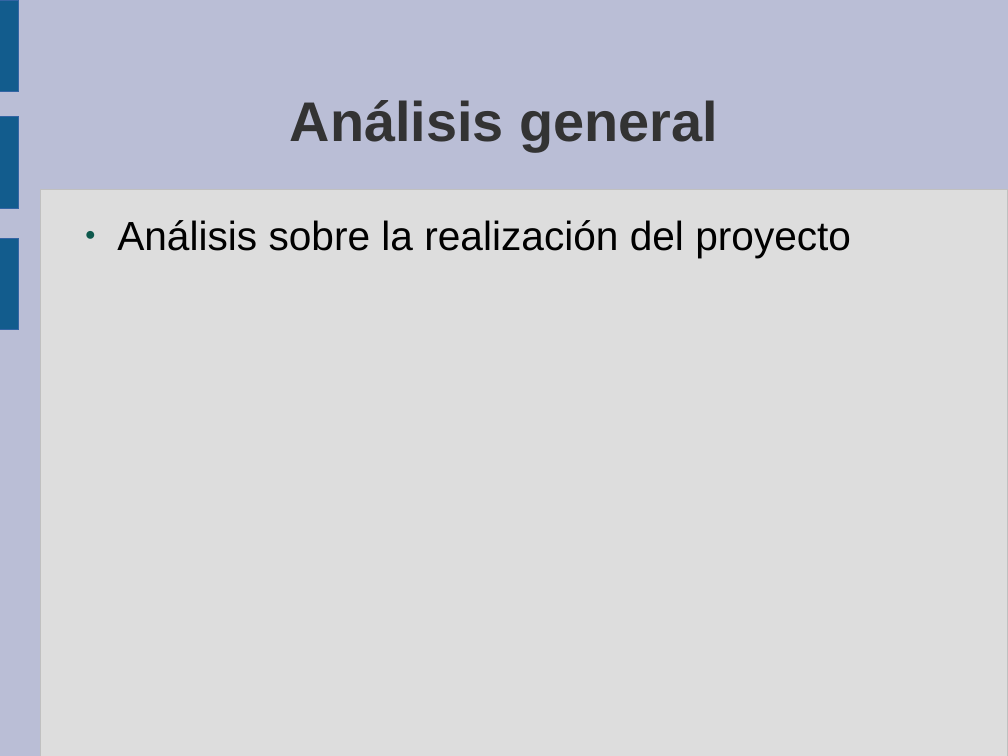
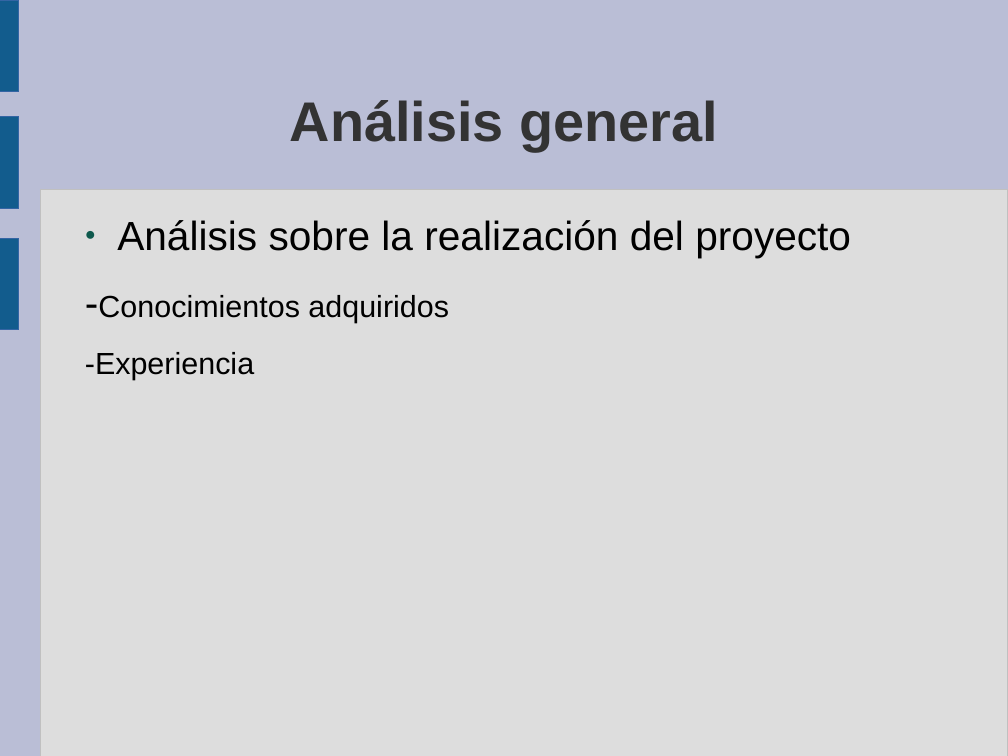
Before and after one commit to silva93x/PI_CovidDataIlustration, a slide deck: slide 6 of Documents/presentacion.odp (slide 5 before the commit). Drawn at 1008x756 pixels with LibreOffice and Linux fonts; fonts in the diff are those of the drawing. Boxes give left, top, right and bottom in pixels: in the first picture for what was removed or moved away, otherwise in the second. Text is boxed around its words. In the diff, an @@ line names an element or a change of style, - is before the commit and + after.

```diff
--- a/Documents/presentacion.odp
+++ b/Documents/presentacion.odp
@@ text at box(85, 295, 449, 380): paragraphs added @@
+-Conocimientos adquiridos
+-Experiencia
```
Also in this commit, not shown: 4 other slides changed, 1 slide added, 4 other files.
